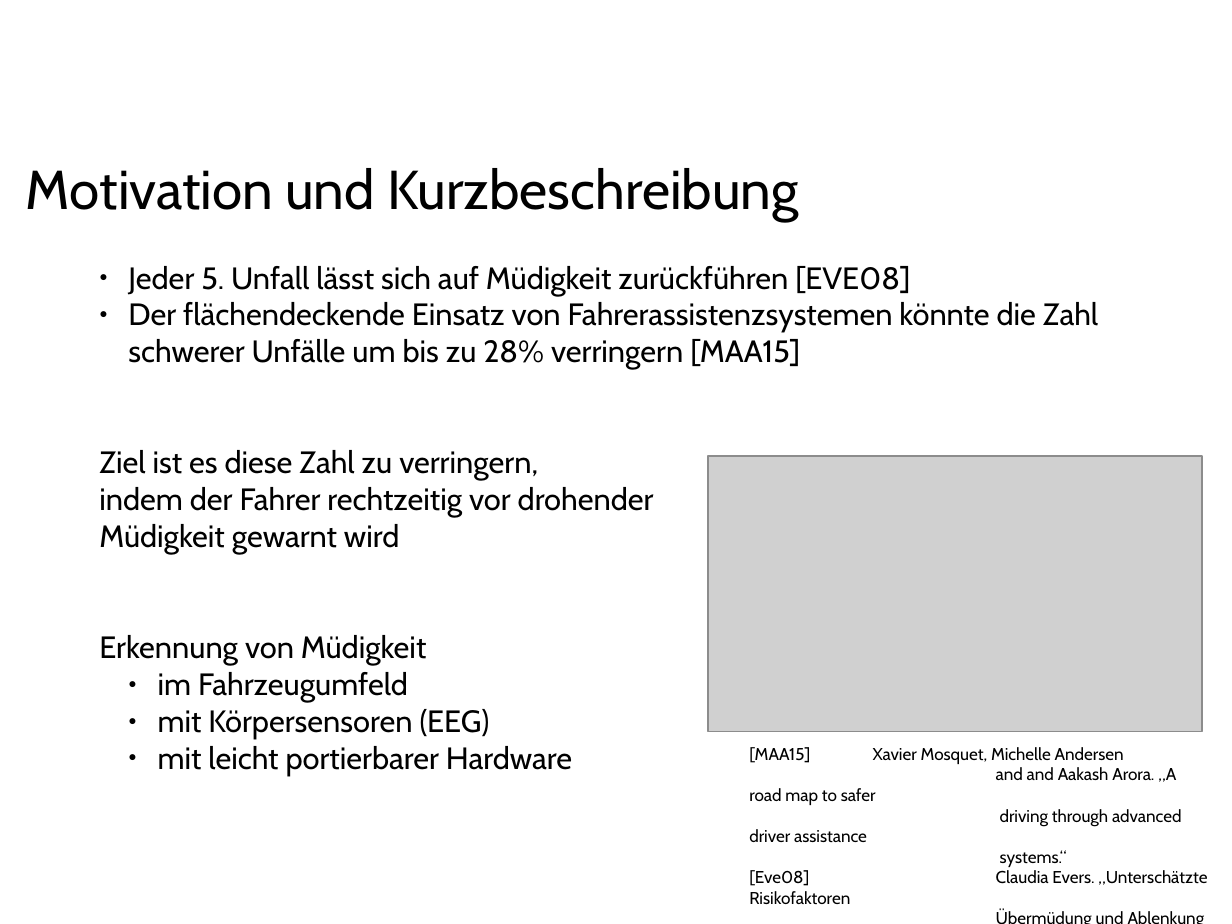
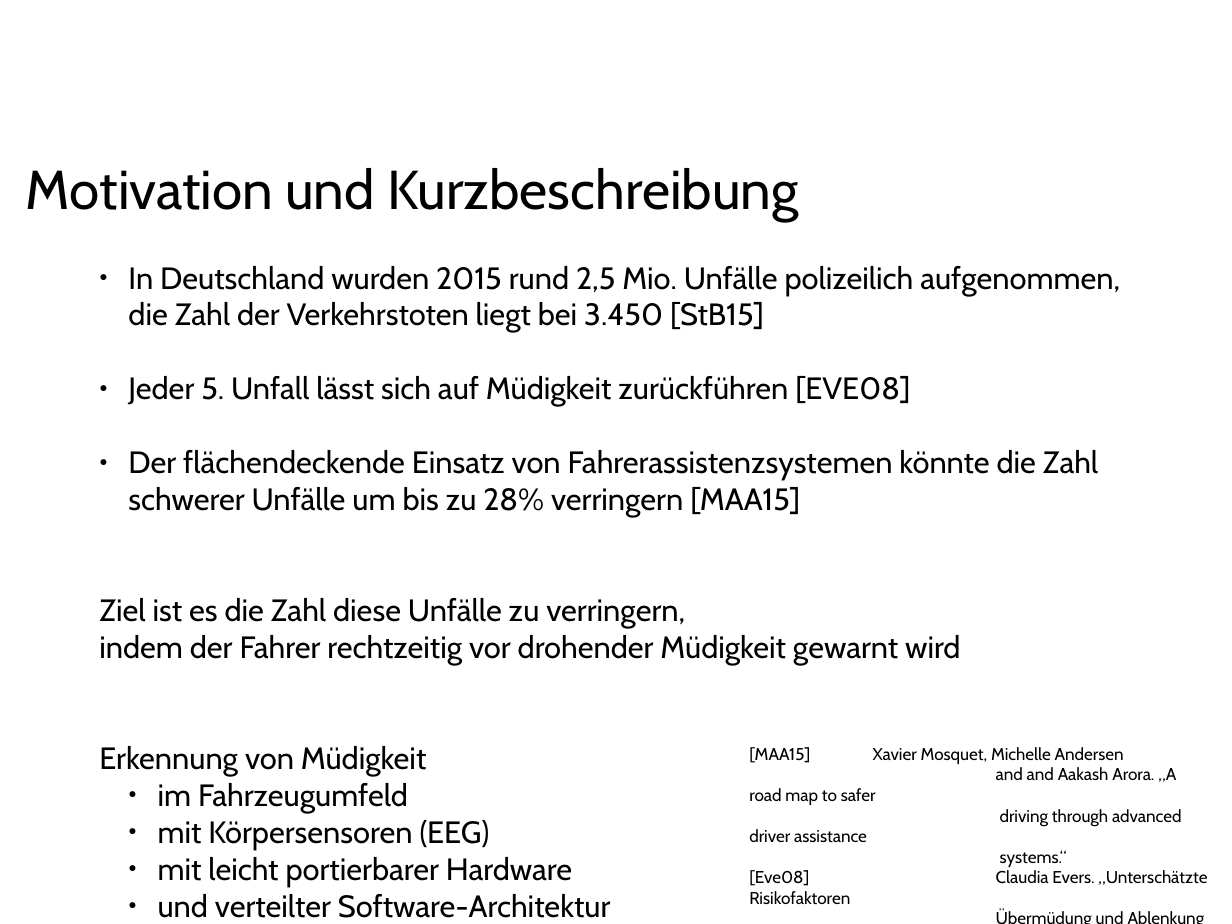
Before and after one commit to ppasler/current-adas, a slide deck: slide 2 of project/presentation/Praesentation_PoSDBoS_Pasler.odp. Drawn at 1232x924 pixels with LibreOffice and Linux fonts; fonts in the diff are those of the drawing; grey boxes stand for pictures; background and template pictures are left out. Boxes give left, top, right and bottom in pixels: in the first picture for what was removed or moved away, otherwise in the second. Text is boxed around its words. In the diff, an @@ line names an element or a change of style, - is before the commit and + after.

Commit message:
added presentation

```diff
--- a/project/presentation/Praesentation_PoSDBoS_Pasler.odp
+++ b/project/presentation/Praesentation_PoSDBoS_Pasler.odp
@@ text at (128,266,1120,332): paragraph added @@
+● In Deutschland wurden 2015 rund 2,5 Mio. Unfälle polizeilich aufgenommen,
+  die Zahl der Verkehrstoten liegt bei 3.450 [StB15]
@@ picture removed at (708,456,1202,732) @@
@@ text at (99,598,960,665): text changed @@
-Ziel ist es diese Zahl zu verringern,
-indem der Fahrer rechtzeitig vor drohender
-Müdigkeit gewarnt wird
+Ziel ist es die Zahl diese Unfälle zu verringern,
+indem der Fahrer rechtzeitig vor drohender Müdigkeit gewarnt wird
@@ text at (158,894,611,918): paragraph added @@
+  ● und verteilter Software-Architektur
```
Also in this commit, not shown: 1 slide added, 2 slides removed, 1 other file.
